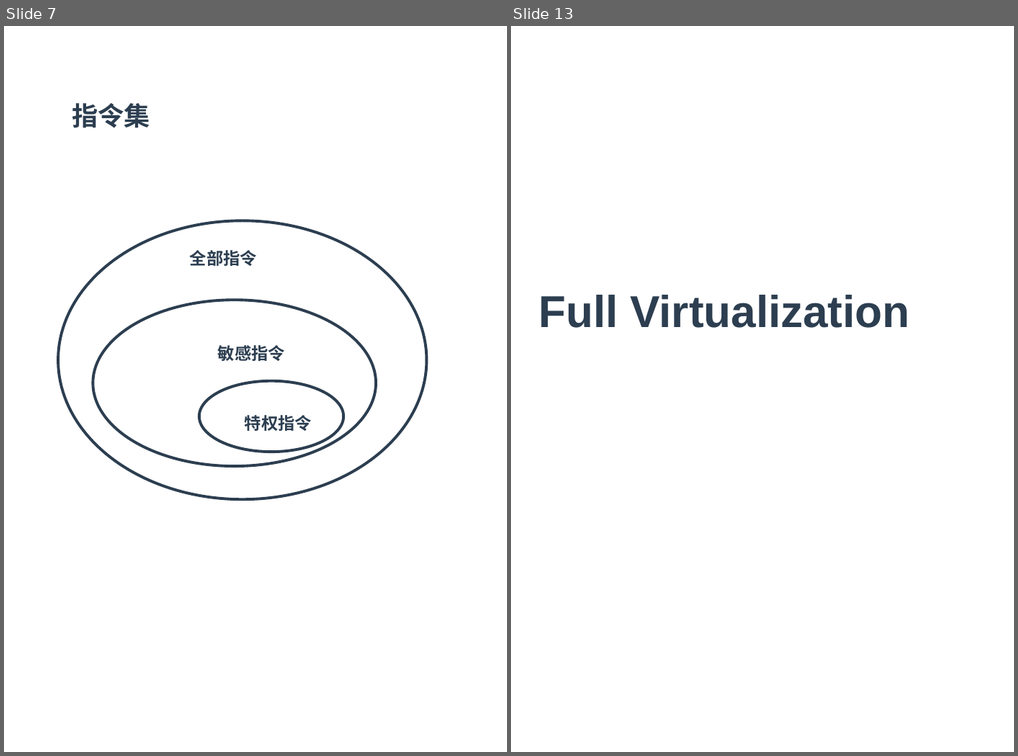
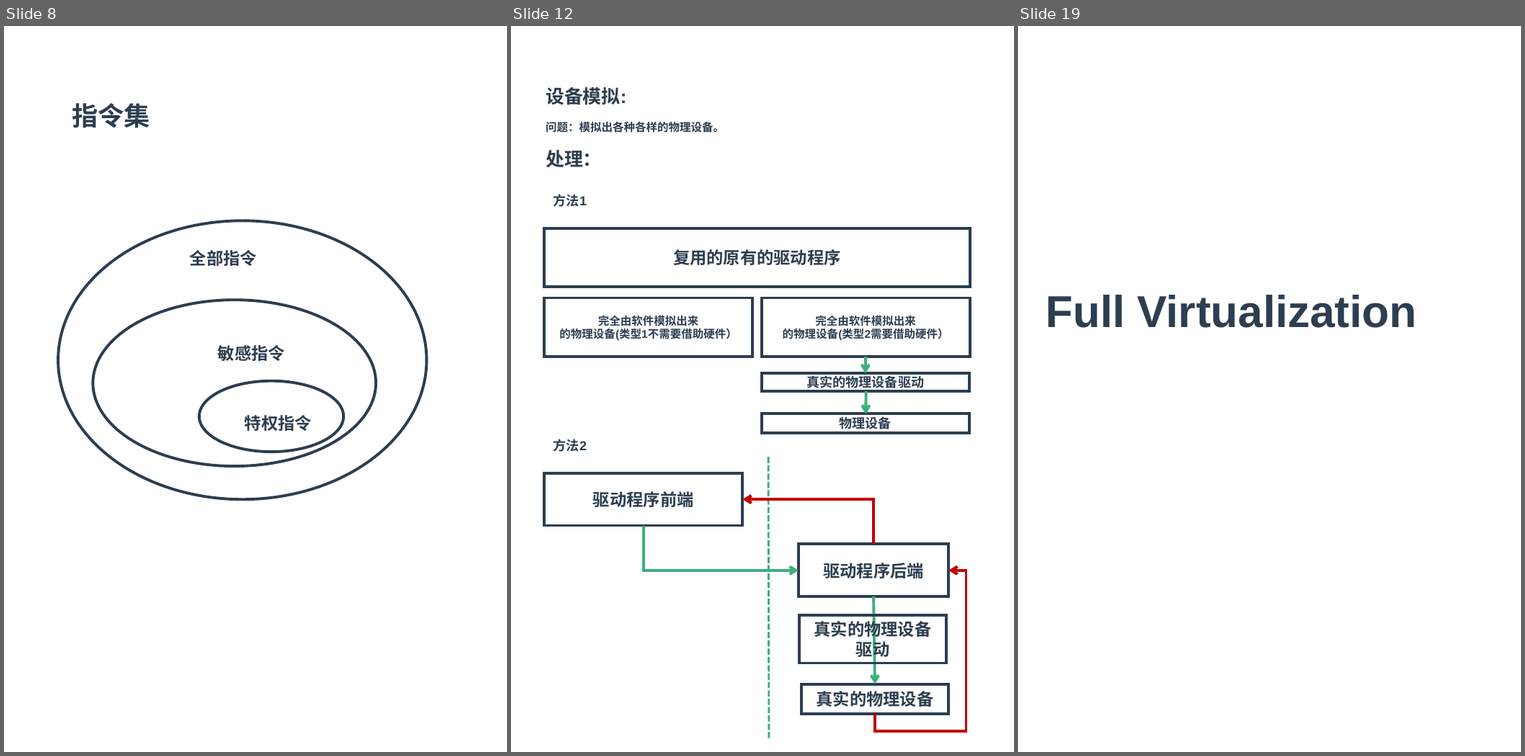
Before and after one commit to zaiqiang-dong/zaiqiang, a slide deck: picture/ppt/vitrualization/vitrualization.pptx. Shown side by side, each under a label of ours: slides 7 and 13 before the commit, slides 8, 12 and 19 after it; the slides between them are not shown. The pictures are 1018x756 and 1525x756 pixels, drawn with LibreOffice and Linux fonts; fonts in the diff are those of the drawing. Boxes give left, top, right and bottom in pixels: in the first picture for what was removed or moved away, otherwise in the second. Text is boxed around its words. In the diff, an @@ line names an element or a change of style, - is before the commit and + after.

```diff
--- a/picture/ppt/vitrualization/vitrualization.pptx
+++ b/picture/ppt/vitrualization/vitrualization.pptx
@@ slide 12 added at box(511, 26, 1014, 752), background #FFFFFF @@
@@ text added at box(546, 87, 724, 168), 12 pt, text #2C3E50, bold @@
+设备模拟:
+问题：模拟出各种各样的物理设备。
+处理：
@@ text added at box(553, 194, 587, 207), 14 pt, text #2C3E50, bold @@
+方法1
@@ rectangle added at box(545, 228, 970, 287), outline #2C3E50 3 pt, 18 pt, text #2C3E50, bold @@
+复用的原有的驱动程序
@@ rectangle added at box(545, 298, 753, 357), outline #2C3E50 3 pt, 12 pt, text #2C3E50, bold @@
+完全由软件模拟出来
+的物理设备(类型1不需要借助硬件）
@@ rectangle added at box(762, 298, 970, 357), outline #2C3E50 3 pt, 12 pt, text #2C3E50, bold @@
+完全由软件模拟出来
+的物理设备(类型2需要借助硬件）
@@ arrow added from (865, 356) to (865, 373), #3EAF7C 3 pt @@
@@ rectangle added at box(762, 373, 970, 391), outline #2C3E50 3 pt, 14 pt, text #2C3E50, bold @@
+真实的物理设备驱动
@@ arrow added from (865, 391) to (865, 414), #3EAF7C 3 pt @@
@@ rectangle added at box(762, 413, 970, 433), outline #2C3E50 3 pt, 14 pt, text #2C3E50, bold @@
+物理设备
@@ text added at box(553, 439, 587, 452), 14 pt, text #2C3E50, bold @@
+方法2
@@ line added from (768, 457) to (769, 737), #3EAF7C 2.25 pt dashed @@
@@ rectangle added at box(545, 473, 743, 525), outline #2C3E50 3 pt, 18 pt, text #2C3E50, bold @@
+驱动程序前端
@@ elbow arrow added from (873, 544) to (742, 499), #C00000 3 pt @@
@@ elbow arrow added from (643, 525) to (798, 570), #3EAF7C 3 pt @@
@@ rectangle added at box(798, 544, 949, 596), outline #2C3E50 3 pt, 18 pt, text #2C3E50, bold @@
+驱动程序后端
@@ elbow arrow added from (875, 714) to (949, 570), #C00000 3 pt @@
@@ arrow added from (873, 596) to (875, 684), #3EAF7C 3 pt @@
@@ rectangle added at box(799, 615, 947, 663), outline #2C3E50 3 pt, 18 pt, text #2C3E50, bold @@
+真实的物理设备驱动
@@ rectangle added at box(801, 684, 949, 714), outline #2C3E50 3 pt, 18 pt, text #2C3E50, bold @@
+真实的物理设备
@@ what was slide 7 is now slide 8 @@
@@ what was slide 13 is now slide 19 @@
```
Also in this commit, not shown: 9 slides changed, 17 other slides added, 5 slides removed, 7 other files.
